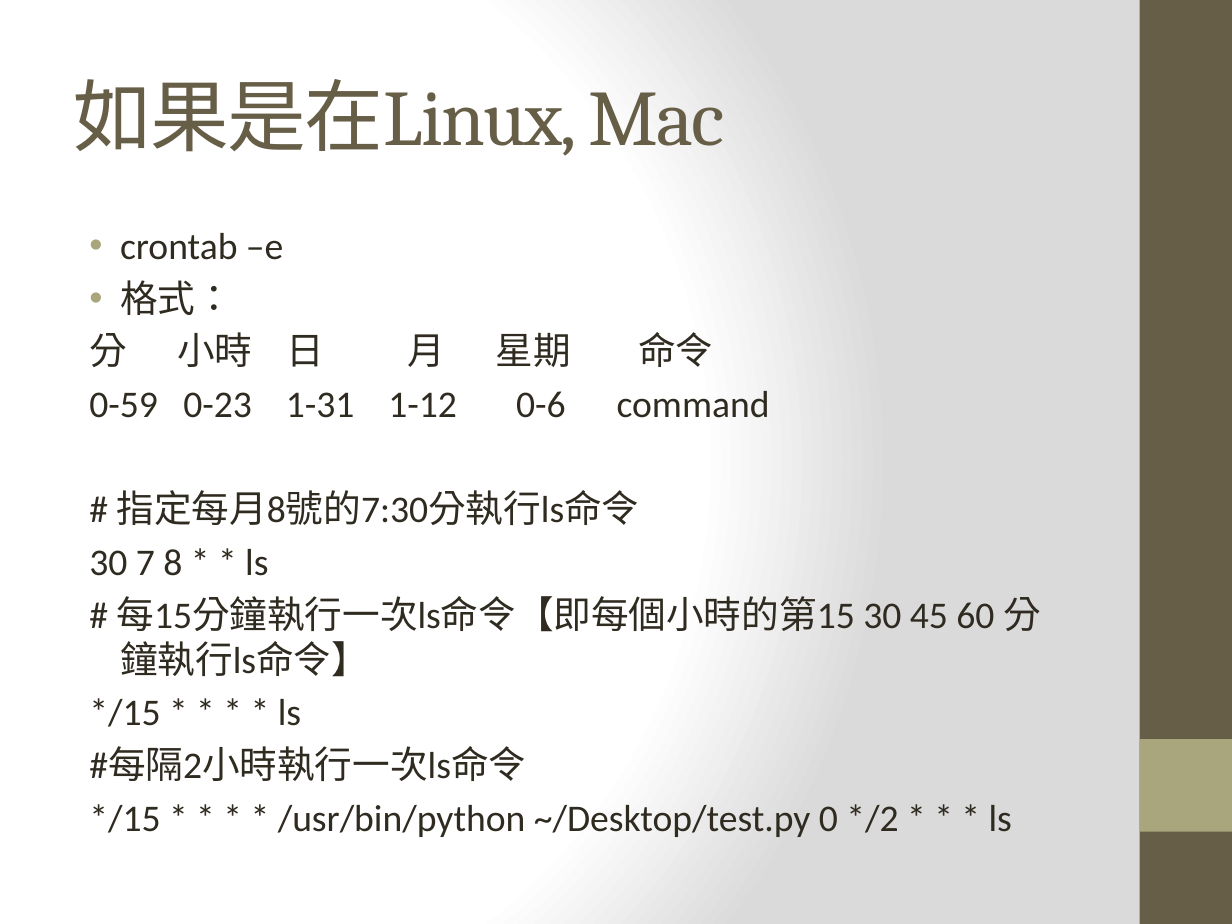
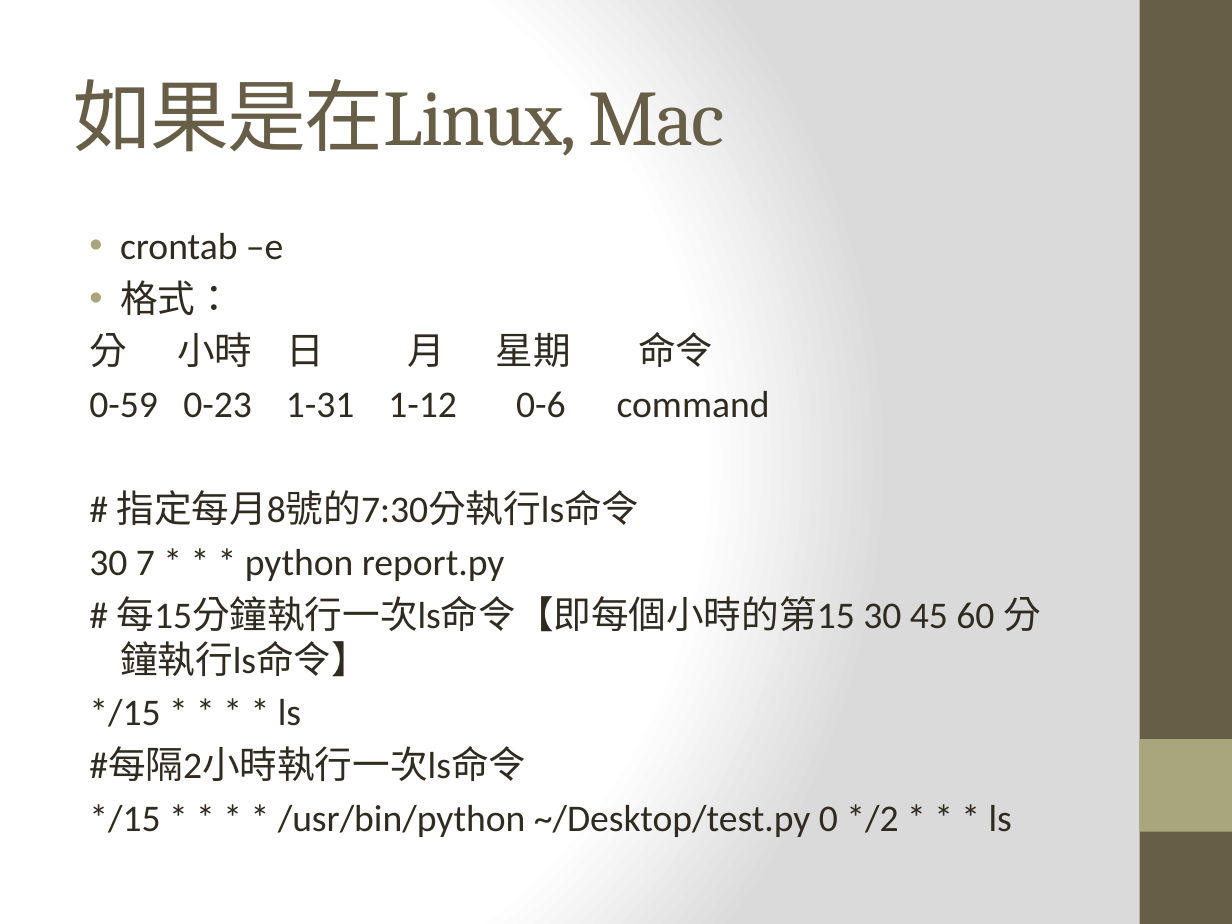
Before and after one commit to maloyang/KH20221202_IoT_Data_Science, a slide deck: slide 13 of W06/系統排程設定.pptx. Drawn at 1232x924 pixels with LibreOffice and Linux fonts; fonts in the diff are those of the drawing. Boxes give left, top, right and bottom in pixels: in the first picture for what was removed or moved away, otherwise in the second. Text is boxed around its words. In the diff, an @@ line names an element or a change of style, - is before the commit and + after.

```diff
--- a/W06/系統排程設定.pptx
+++ b/W06/系統排程設定.pptx
@@ text at bbox=[89, 549, 505, 581]: text changed @@
-30 7 8 * * ls
+30 7 * * * python report.py
```
Also in this commit, not shown: 2 other files.
